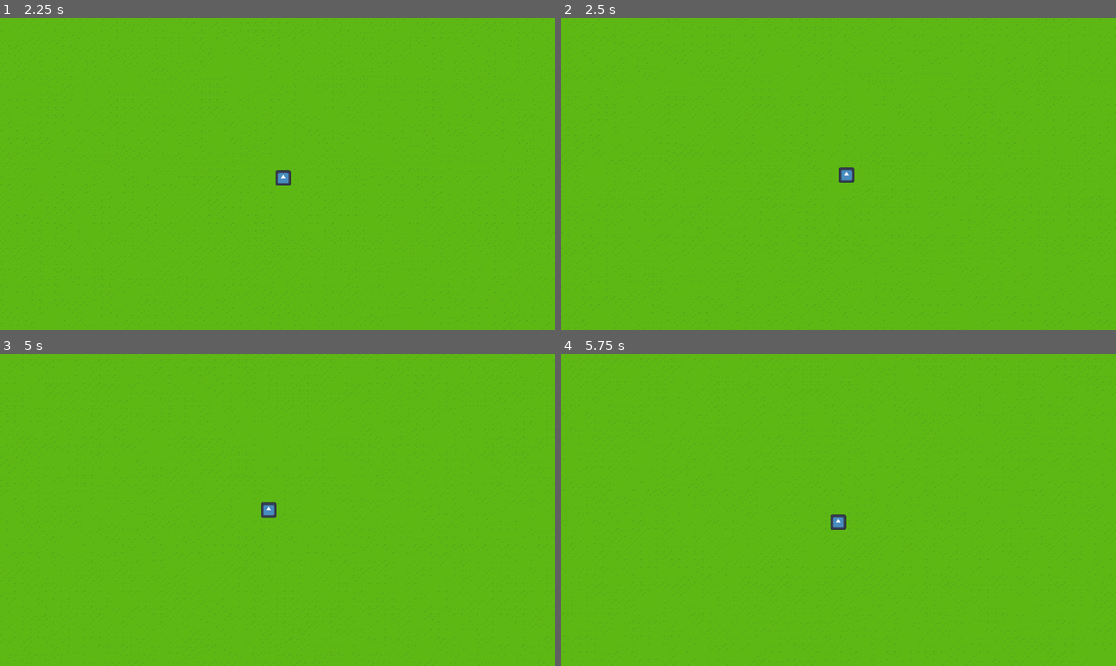
Above: before the commit, frames 1-4 (two rows, left to right).
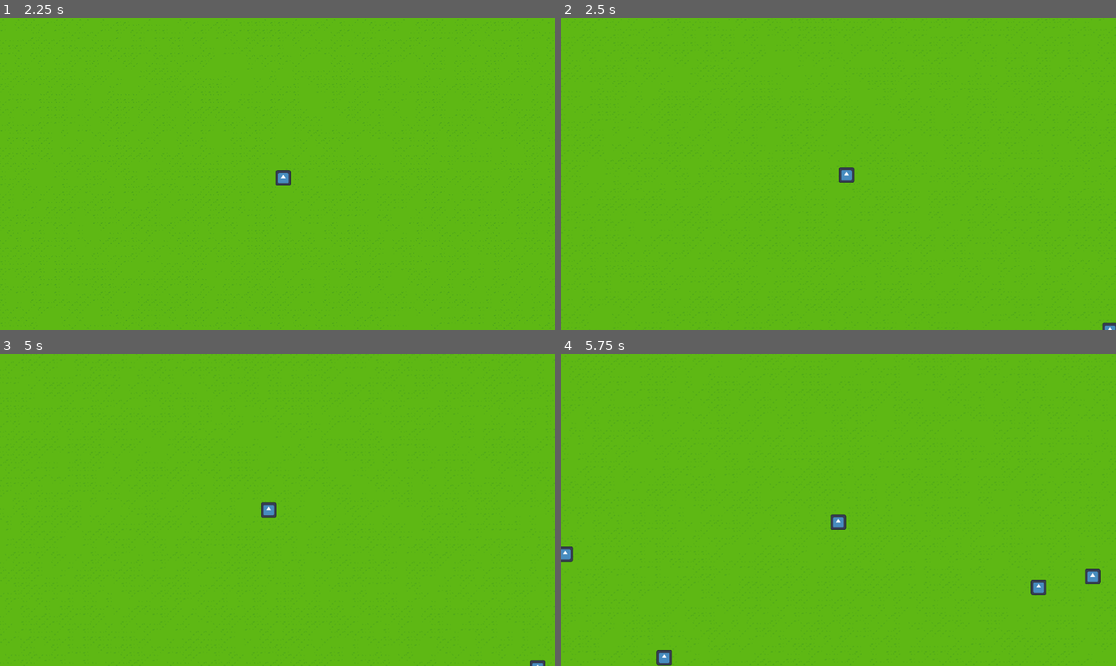
Above: after the commit, the same moments.

Repository: noir-depresso/Trio-Game-Jam
Game: Godot game, scene res://Scenes/field.tscn
Same seed, same stepped clock (60 frames per second), same inputs: the game is played once before the commit and once after it. The engine's default icon, where the game draws it, is replaced by a stand-in: a white triangle on a blue panel in a dark square.
Inputs (mouse positions are in pixels of both pictures, inside the frame that each line leads up to):
- Up to frame 1 (2.25 s): tap Enter at 0.5 s; move the mouse to (399, 158) at 0.52 s; hold Right (move_right) 0.53-1.28 s; click (399, 158) at 0.6 s; tap C (reset_timer) at 1.25 s; move the mouse to (166, 189) at 1.27 s; hold Down (move_down) 1.28-2.03 s; right-click (166, 189) at 1.35 s; move the mouse to (333, 105) at 2.02 s; hold Right (move_right) from 2.03 s (still down); tap Tab (target_mode) at 2.1 s
- Up to frame 2 (2.5 s): keep holding Right (move_right)
- Up to frame 3 (5 s): move the mouse to (249, 572) at 2.77 s; release Right (move_right) at 2.78 s; hold Up (move_up) 2.78-3.53 s; tap Mouse wheel up (zoom_in) at 2.85 s; move the mouse to (444, 556) at 3.52 s; hold Mouse wheel down (zoom_out) 3.53-4.28 s; hold Left (move_left) from 3.53 s (still down); move the mouse to (111, 463) at 4.27 s; click (111, 463) at 4.35 s
- Up to frame 4 (5.75 s): tap C (reset_timer) at 5 s; move the mouse to (866, 510) at 5.02 s; release Left (move_left) at 5.03 s; hold Down (move_down) from 5.03 s (still down); right-click (866, 510) at 5.1 s

Frame 1 is identical in both runs. In frame 2, less than 0.1% of the frame differs, in the area x 97-100%, y 97-100%; in frame 3, less than 0.1%; in frame 4, 0.5%, in the area x 0-98%, y 61-100%.

Commit message:
round end choice screen added
rough difficulty scaling based on current round number implemented.

round time (40s->10s) for testing

the stay button only stops the timer, but will not reset round or player. this is tbw

Diff:
--- a/Scenes/field.tscn
+++ b/Scenes/field.tscn
@@ -7,6 +7,7 @@
 [ext_resource type="Script" uid="uid://tf2usyyobvyj" path="res://Scripts/roundTimer.gd" id="4_s1lr2"]
 [ext_resource type="Script" uid="uid://cad1t4ih718ec" path="res://Scripts/cameraZoom.gd" id="4_xvgtc"]
 [ext_resource type="Script" uid="uid://c1rl1rm33uprg" path="res://Scripts/gameManager.gd" id="5_fir65"]
+[ext_resource type="Script" uid="uid://8b7mqyschqyd" path="res://Scripts/roundEndScript.gd" id="8_kvtm8"]
 
 [sub_resource type="NavigationPolygon" id="NavigationPolygon_bbyqf"]
 vertices = PackedVector2Array(8, 8, -8, 8, -8, -8, 8, -8)
@@ -56,10 +57,63 @@
 enemy_scenes = Array[PackedScene]([ExtResource("2_s2mji")])
 
 [node name="RoundTimer" type="Timer" parent="GameManager" unique_id=1814196995]
-wait_time = 40.0
+wait_time = 10.0
 one_shot = true
 script = ExtResource("4_s1lr2")
+roundTimer = true
 
 [node name="WaveTimer" type="Timer" parent="GameManager" unique_id=2060211281]
 wait_time = 5.0
 script = ExtResource("4_s1lr2")
+
+[node name="CanvasLayer" type="CanvasLayer" parent="." unique_id=685372645]
+
+[node name="RoundChoiceUI" type="Control" parent="CanvasLayer" unique_id=412230566]
+process_mode = 2
+visible = false
+layout_mode = 3
+anchors_preset = 15
+anchor_right = 1.0
+anchor_bottom = 1.0
+grow_horizontal = 2
+grow_vertical = 2
+script = ExtResource("8_kvtm8")
+
+[node name="VBoxContainer" type="VBoxContainer" parent="CanvasLayer/RoundChoiceUI" unique_id=1459882771]
+layout_mode = 1
+anchors_preset = 15
+anchor_right = 1.0
+anchor_bottom = 1.0
+grow_horizontal = 2
+grow_vertical = 2
+alignment = 1
+
+[node name="Label" type="Label" parent="CanvasLayer/RoundChoiceUI/VBoxContainer" unique_id=461695605]
+layout_mode = 2
+text = "The round is over
+Leave or Stay?"
+horizontal_alignment = 1
+vertical_alignment = 1
+
+[node name="LeaveButton" type="Button" parent="CanvasLayer/RoundChoiceUI/VBoxContainer" unique_id=693768285]
+z_index = 1
+layout_mode = 2
+size_flags_horizontal = 4
+text = "Leave"
+
+[node name="StayButton" type="Button" parent="CanvasLayer/RoundChoiceUI/VBoxContainer" unique_id=1723803312]
+z_index = 1
+layout_mode = 2
+size_flags_horizontal = 4
+text = "Stay"
+
+[node name="ColorRect" type="ColorRect" parent="CanvasLayer/RoundChoiceUI" unique_id=343126403]
+z_index = -1
+layout_mode = 1
+anchors_preset = 15
+anchor_right = 1.0
+anchor_bottom = 1.0
+grow_horizontal = 2
+grow_vertical = 2
+mouse_filter = 2
+color = Color(0.40878493, 0, 0.11120457, 1)
--- a/Scripts/gameManager.gd
+++ b/Scripts/gameManager.gd
@@ -17,28 +17,34 @@
 signal round_started(round_number: int)
 
 var round: int = 0
+
 #for difficulty scaling later
 var roundEnded = false
 
 func _ready() -> void:
 	wave_timer.timeout.connect(_on_wave_timer_timeout)
 	round_timer.timeout.connect(_on_round_timer_timeout)
+	prepareSpawn()
 
 
 func _on_wave_timer_timeout() -> void:
 	if(!roundEnded):
-		if enemy_scenes.is_empty():
-			print("No enemy scenes assigned.")
-			return
-		for i in range(enemyNumber):
-			spawn(enemy_scenes[enemyIndex])
+		prepareSpawn()
 	else:
 		wave_timer.stop()
 
 
+func prepareSpawn() -> void:
+	if enemy_scenes.is_empty():
+		print("No enemy scenes assigned.")
+		return
+	for i in range(enemyNumber+2*round):
+		spawn(enemy_scenes[enemyIndex])
+	return
+
 func _on_round_timer_timeout() -> void:
 	roundEnded = true
-	round+=1
+	nextRound()
 
 # Called every frame. 'delta' is the elapsed time since the previous frame.
 func _process(delta: float) -> void:
@@ -63,4 +69,8 @@
 	)
 
 	# add the enemy to the current scene
-	get_tree().current_scene.add_child(new_enemy)
+	get_tree().current_scene.add_child.call_deferred(new_enemy)
+
+func nextRound():
+	round+=1
+	print("current round: ", round)
--- /dev/null
+++ b/Scripts/roundEndScript.gd
@@ -0,0 +1,42 @@
+extends Control
+
+@onready var leave_button: Button = $VBoxContainer/LeaveButton
+@onready var stay_button: Button = $VBoxContainer/StayButton
+@onready var round_timer: Timer = $"../../GameManager/RoundTimer"
+
+func _ready() -> void:
+	hide()
+
+	leave_button.pressed.connect(_on_leave_button_pressed)
+	stay_button.pressed.connect(_on_stay_button_pressed)
+
+
+func open_menu() -> void:
+	show()
+	get_tree().paused = true
+
+
+func close_menu() -> void:
+	get_tree().paused = false
+	hide()
+
+
+func _on_leave_button_pressed() -> void:
+	close_menu()
+	print("Player chose to leave")
+	hide()
+	# Later:
+	# Save the player's ghost.
+	# End the current run.
+	# Return to the menu.
+
+
+
+func _on_stay_button_pressed() -> void:
+	close_menu()
+	print("Player stayed")
+	round_timer.start_round()
+
+	# Later:
+	# Increase the round difficulty.
+	# Start another 40-second round.
--- a/Scripts/roundTimer.gd
+++ b/Scripts/roundTimer.gd
@@ -1,5 +1,7 @@
 extends Timer
 
+@onready var round_choice_ui: Control = $"../../CanvasLayer/RoundChoiceUI"
+@export var roundTimer = false
 var previous_second = -1
 var roundEnd = false
 
@@ -32,3 +34,5 @@
 
 func _on_round_timer_timeout() -> void:
 	print("Round finished!")
+	if(roundTimer):
+		round_choice_ui.open_menu()
Not shown, added: Scripts/roundEndScript.gd.uid
